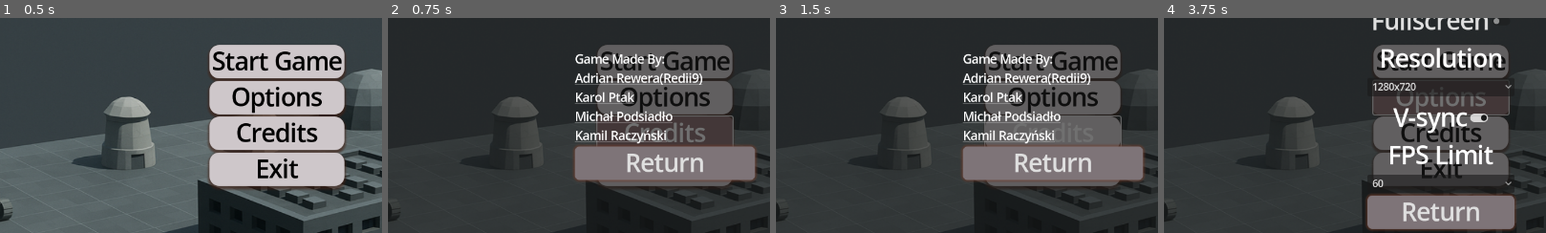
Above: before the commit, frames 1-4 (left to right).
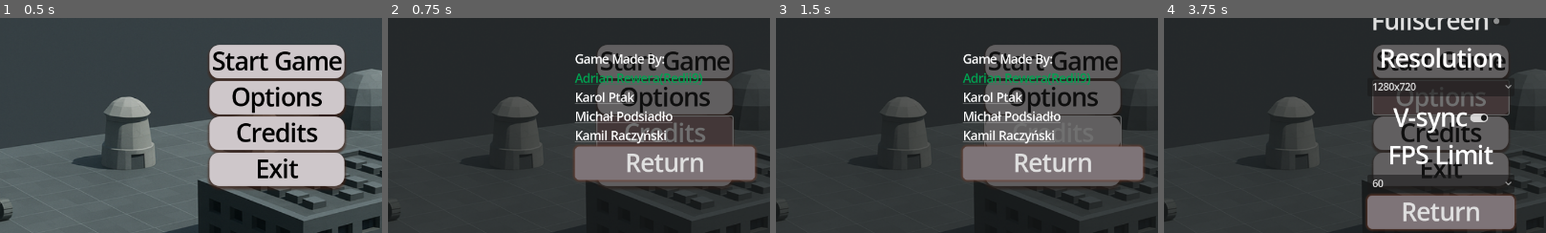
Above: after the commit, the same moments.

Repository: Redii9/Projekt_Gra_FPS
Game: Godot game, scene res://Scenes/UI/menu.tscn
The game is run twice, just before and just after one commit, with the same random seed, the same clock (stepped at 60 frames per second) and the same inputs.
Inputs:
- Up to frame 1 (0.5 s): no input
- Up to frame 2 (0.75 s): click "Credits" at 0.5 s
- Up to frame 3 (1.5 s): click "Start Game" at 1.25 s
- Up to frame 4 (3.75 s): click "Start Game" at 2 s; click "Return" at 2.75 s; click "Options" at 3.5 s
The pictures show only the part of the screen within x 14-64%, y 27-77%; the shares and areas given below are measured in that part.

Frame 1 is identical in both runs. In frame 2, 1.1% of the frame differs, in the area x 48-83%, y 25-32%; in frame 3, 1.1%; in frame 4, nothing differs.

Commit message:
Update credits.tscn

Diff:
--- a/Scenes/UI/credits.tscn
+++ b/Scenes/UI/credits.tscn
@@ -91,6 +91,7 @@
 
 [node name="adrian_credits" type="RichTextLabel" parent="Control/VBoxContainer"]
 layout_mode = 2
+theme_override_colors/default_color = Color(2.98411e-06, 0.63944, 0.317675, 1)
 theme_override_font_sizes/normal_font_size = 20
 bbcode_enabled = true
 fit_content = true
